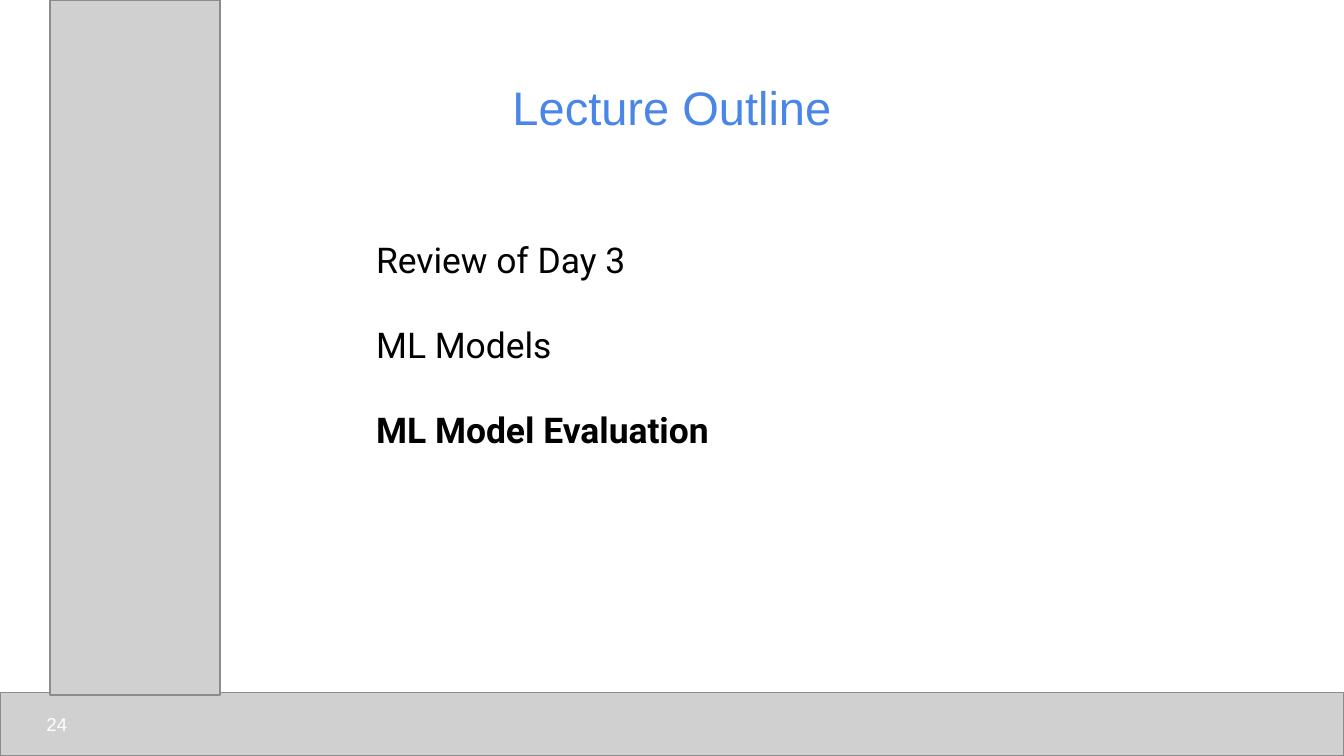
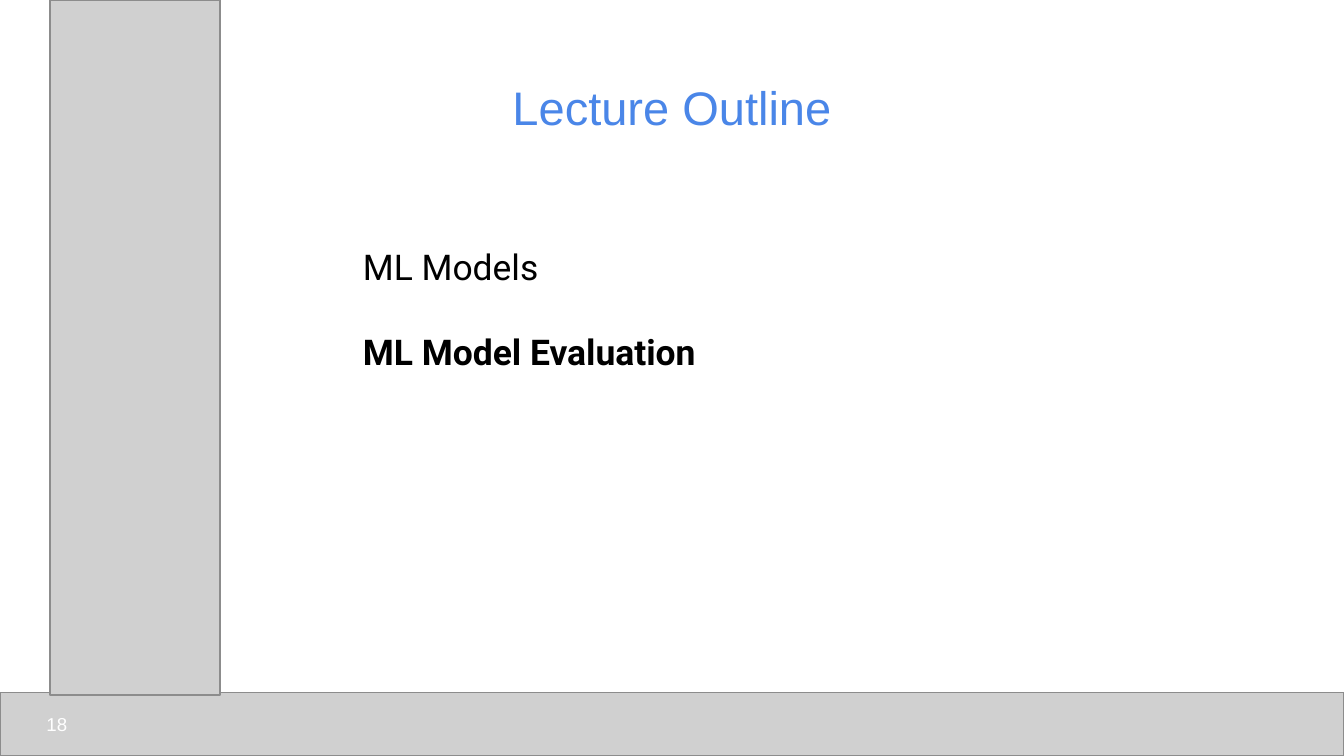
Before and after one commit to udel-cbcb/NIGMS-Sandbox-UD, a slide deck: slide 18 of Submodule_4/Lectures/Submodule_4_Lecture_1_ML_Models_and_Model_Evaluation.pptx (slide 24 before the commit). Drawn at 1344x756 pixels with LibreOffice and Linux fonts; fonts in the diff are those of the drawing; grey boxes stand for pictures. Boxes give left, top, right and bottom in pixels: in the first picture for what was removed or moved away, otherwise in the second. Text is boxed around its words. In the diff, an @@ line names an element or a change of style, - is before the commit and + after.

```diff
--- a/Submodule_4/Lectures/Submodule_4_Lecture_1_ML_Models_and_Model_Evaluation.pptx
+++ b/Submodule_4/Lectures/Submodule_4_Lecture_1_ML_Models_and_Model_Evaluation.pptx
@@ text "ML Models": place and size @@
-text "ML Models" at <box>376,246,708,444</box>
+text "ML Models" at <box>363,253,695,366</box>
@@ text at <box>376,246,625,281</box>: paragraph removed @@
-Review of Day 3
@@ page number at <box>46,718,67,731</box>: text changed @@
-24
+18
```
Also in this commit, not shown: 1 other slide changed, 7 slides removed, 1 other file.
